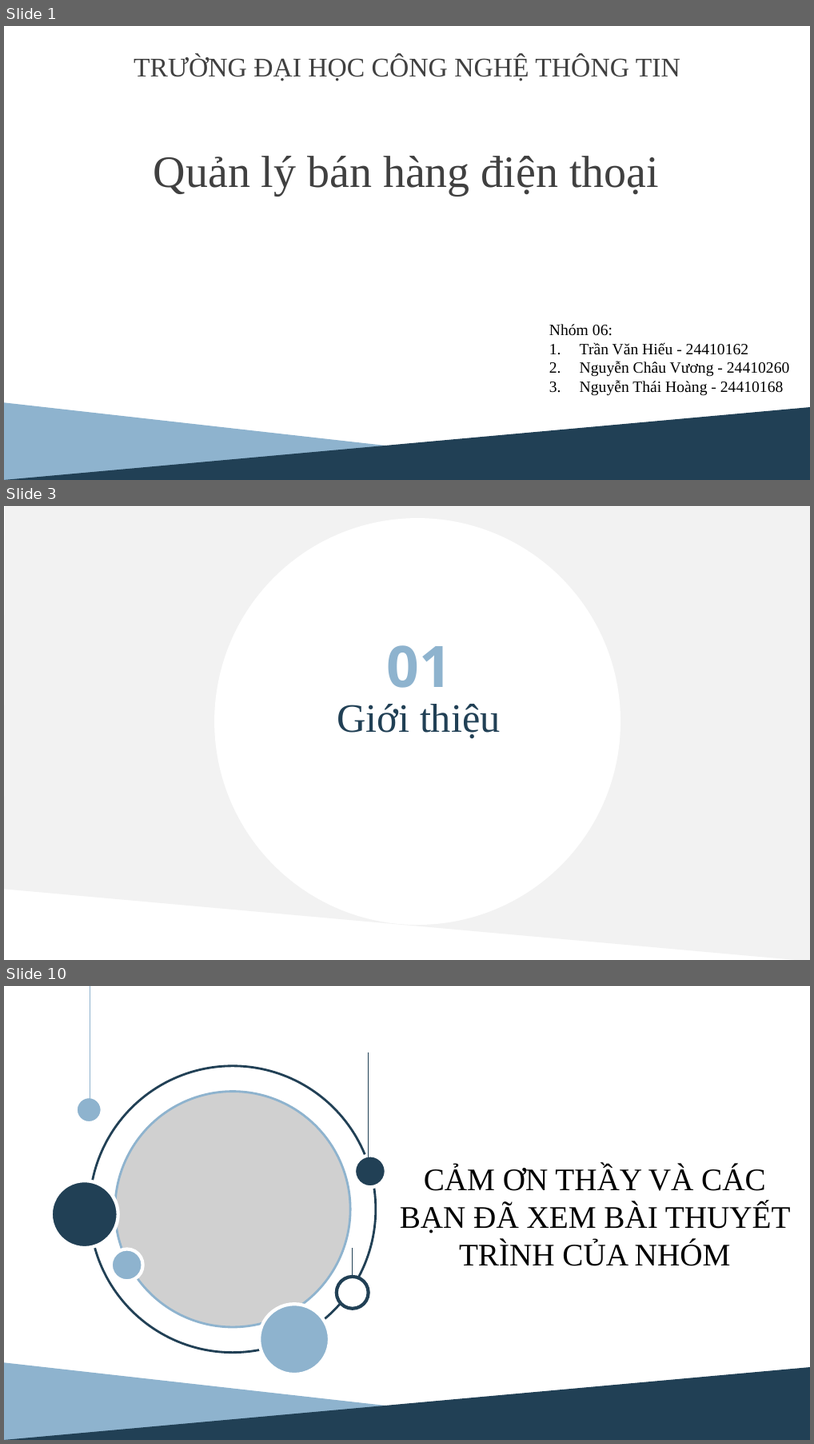
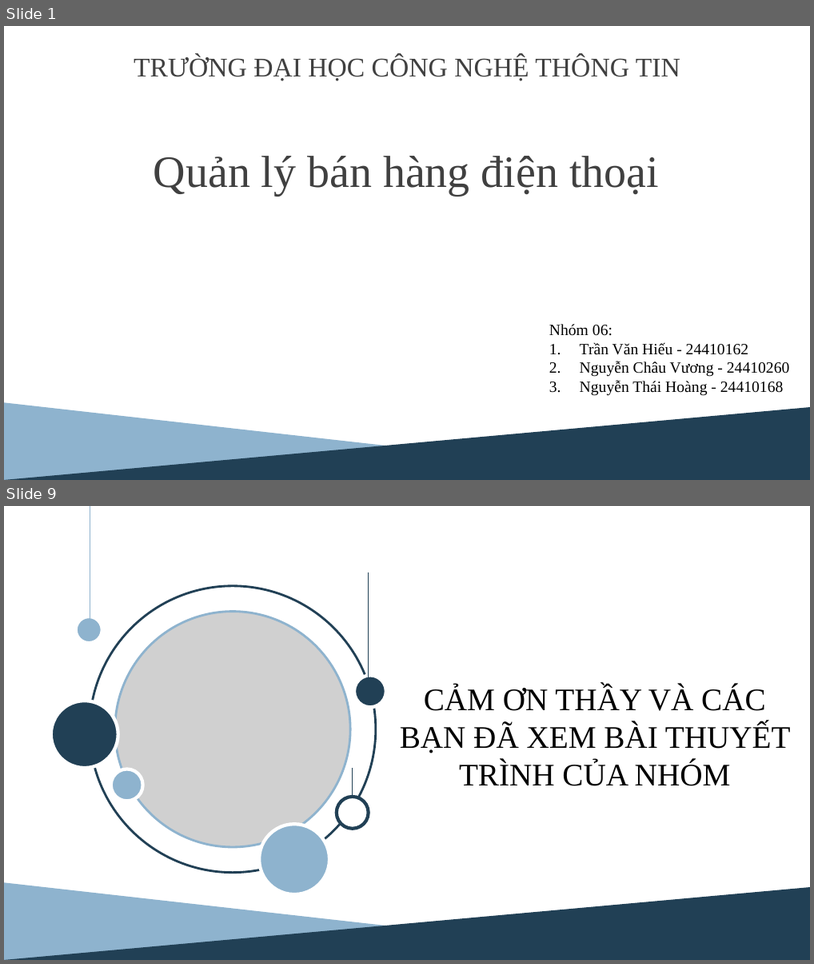
Before and after one commit to googlemap2/doan_python, a slide deck: baocao/slide_bao_cao.pptx. Shown one above the other, each under a label of ours: slides 1, 3 and 10 before the commit, slides 1 and 9 after it; the slides between them are not shown. The pictures are 814x1444 and 814x964 pixels, drawn with LibreOffice and Linux fonts; fonts in the diff are those of the drawing; grey boxes stand for pictures. Boxes give left, top, right and bottom in pixels: in the first picture for what was removed or moved away, otherwise in the second. Text is boxed around its words. In the diff, an @@ line names an element or a change of style, - is before the commit and + after.

```diff
--- a/baocao/slide_bao_cao.pptx
+++ b/baocao/slide_bao_cao.pptx
@@ slide 3 removed at [4, 506, 810, 960], background #FFFFFF @@
@@ freeform shape removed at [4, 506, 810, 960] @@
@@ ellipse removed at [216, 520, 619, 923] @@
@@ text removed at [387, 645, 453, 688] @@
-01
@@ text removed at [337, 704, 501, 739] @@
-Giới thiệu
@@ what was slide 10 is now slide 9 @@
```
Also in this commit, not shown: 3 slides changed, 4 slides added, 4 other slides removed, 3 other files.
